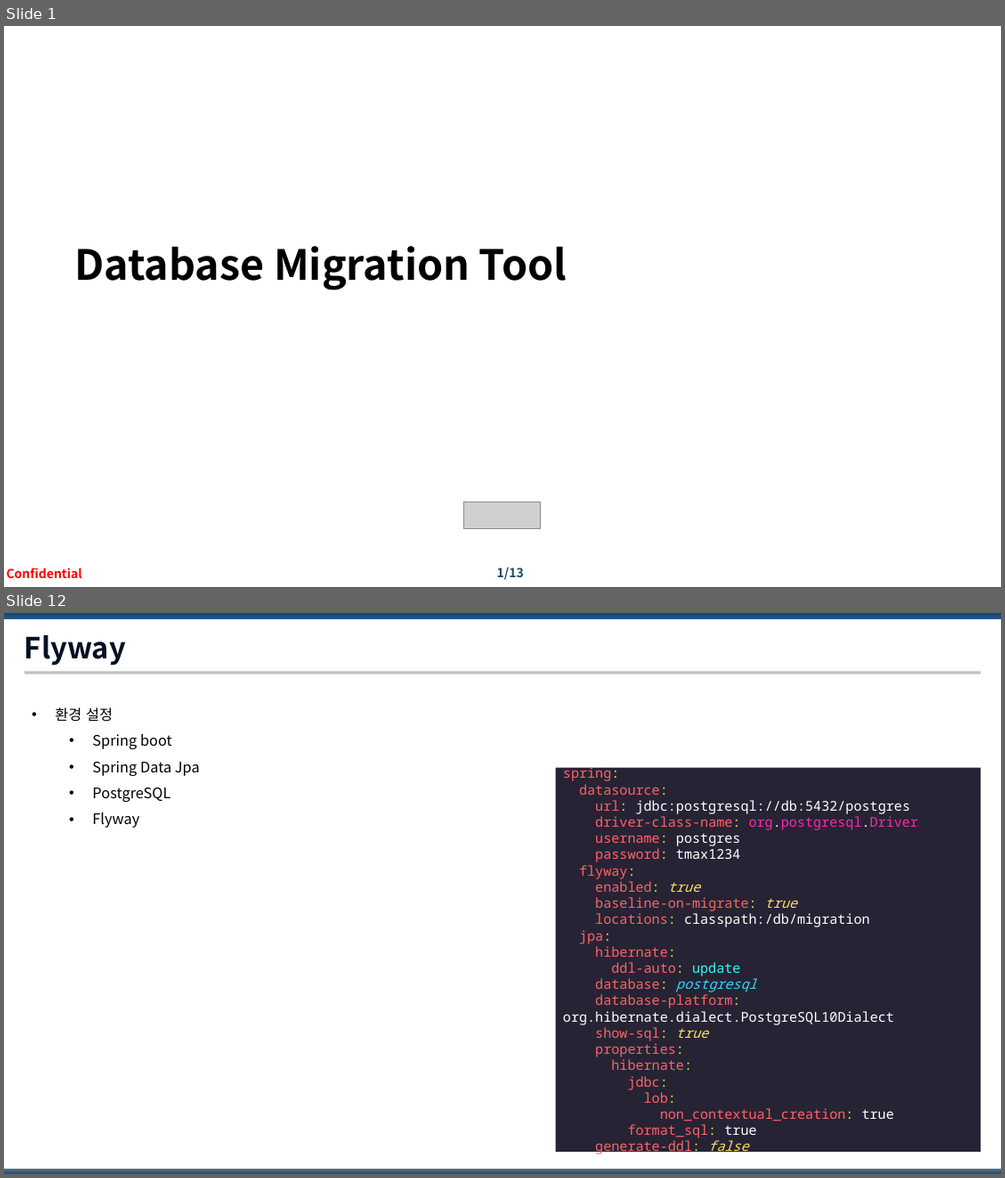
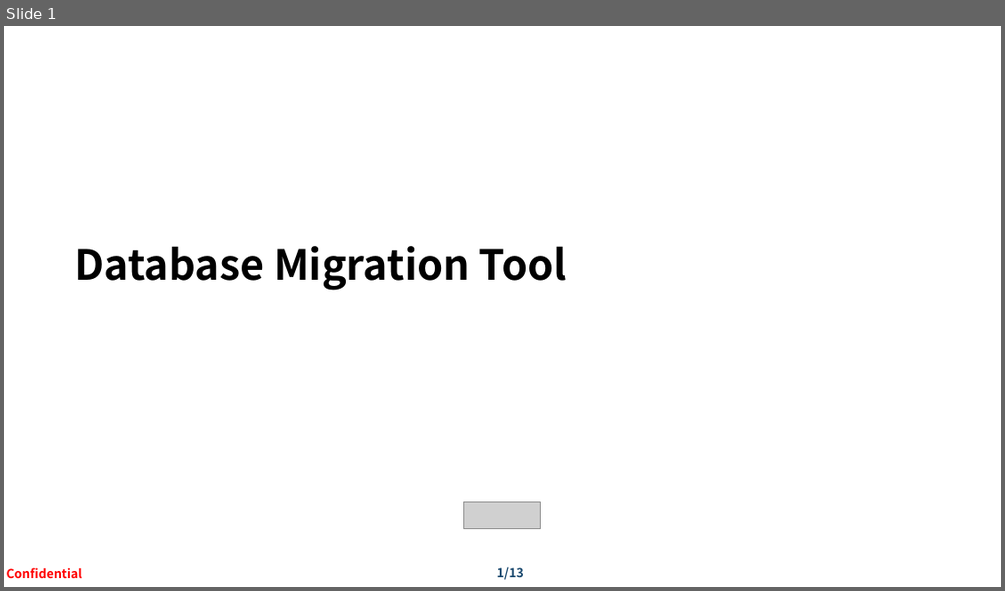
Before and after one commit to Park-Seung-Hun/flyway-test, a slide deck: Database Migration Tool.pptx. Shown one above the other, each under a label of ours: slides 1 and 12 before the commit, slide 1 after it; the slides between them are not shown. The pictures are 1005x1178 and 1005x591 pixels, drawn with LibreOffice and Linux fonts; fonts in the diff are those of the drawing; grey boxes stand for pictures; background and template pictures are left out. Boxes give left, top, right and bottom in pixels: in the first picture for what was removed or moved away, otherwise in the second. Text is boxed around its words. In the diff, an @@ line names an element or a change of style, - is before the commit and + after.

```diff
--- a/Database Migration Tool.pptx
+++ b/Database Migration Tool.pptx
@@ slide 12 removed at (x1=4, y1=613, x2=1001, y2=1174), background #FFFFFF @@
@@ rectangle removed at (x1=4, y1=613, x2=1001, y2=619) @@
@@ title removed at (x1=24, y1=635, x2=126, y2=666) @@
-Flyway
@@ rectangle removed at (x1=24, y1=672, x2=980, y2=674) @@
@@ text removed at (x1=55, y1=707, x2=200, y2=827) @@
-• 환경 설정
-  • Spring boot
-  • Spring Data Jpa
-  • PostgreSQL
-  • Flyway
@@ rectangle removed at (x1=556, y1=768, x2=980, y2=1151) @@
-spring:
-datasource:
-url: jdbc:postgresql://db:5432/postgres
-driver-class-name: org.postgresql.Driver
-username: postgres
-password: tmax1234
-flyway:
-enabled: true
-baseline-on-migrate: true
-locations: classpath:/db/migration
-jpa:
-hibernate:
-ddl-auto: update
-database: postgresql
-database-platform: org.hibernate.dialect.PostgreSQL10Dialect
-show-sql: true
-properties:
-hibernate:
-jdbc:
-lob:
-non_contextual_creation: true
-format_sql: true
-generate-ddl: false
@@ rectangle removed at (x1=4, y1=1168, x2=1001, y2=1174) @@
```
Also in this commit, not shown: 9 slides changed, 2 slides added, 2 other slides removed, 3 other files.
